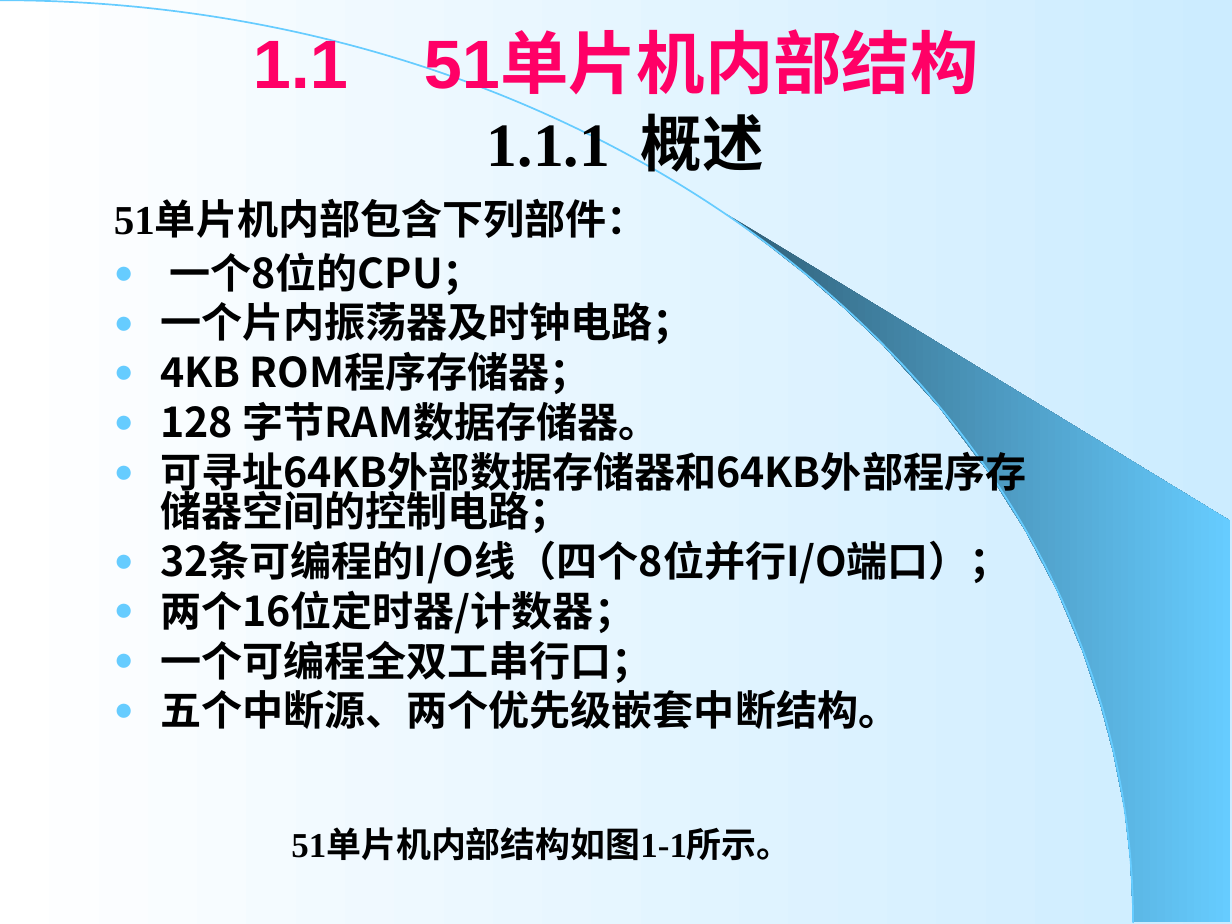
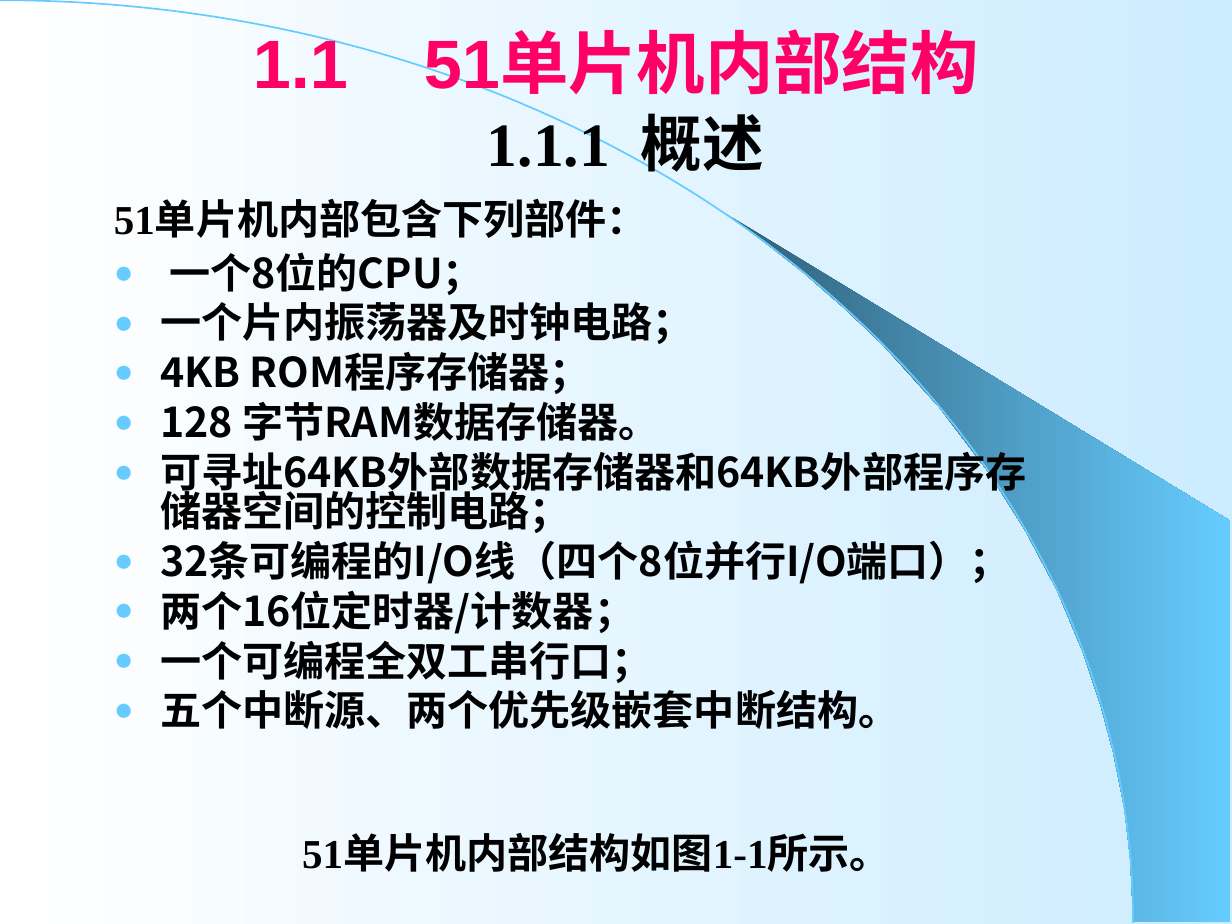
Before and after one commit to ZJWang9928/Own-Notes, a slide deck: slide 4 of 单片机课件/第1章+51单片机结构-1.ppt. Drawn at 1232x924 pixels with LibreOffice and Linux fonts; fonts in the diff are those of the drawing. Boxes give left, top, right and bottom in pixels: in the first picture for what was removed or moved away, otherwise in the second. Text is boxed around its words. In the diff, an @@ line names an element or a change of style, - is before the commit and + after.

```diff
--- a/单片机课件/第1章+51单片机结构-1.ppt
+++ b/单片机课件/第1章+51单片机结构-1.ppt
@@ text "51单片机内部结构如图1-1所示。" at (302,836,891,872): size 20.4 to 24 pt; line spacing 0.9 to 1 @@
```
Also in this commit, not shown: 5 other slides changed, 17 other files.
